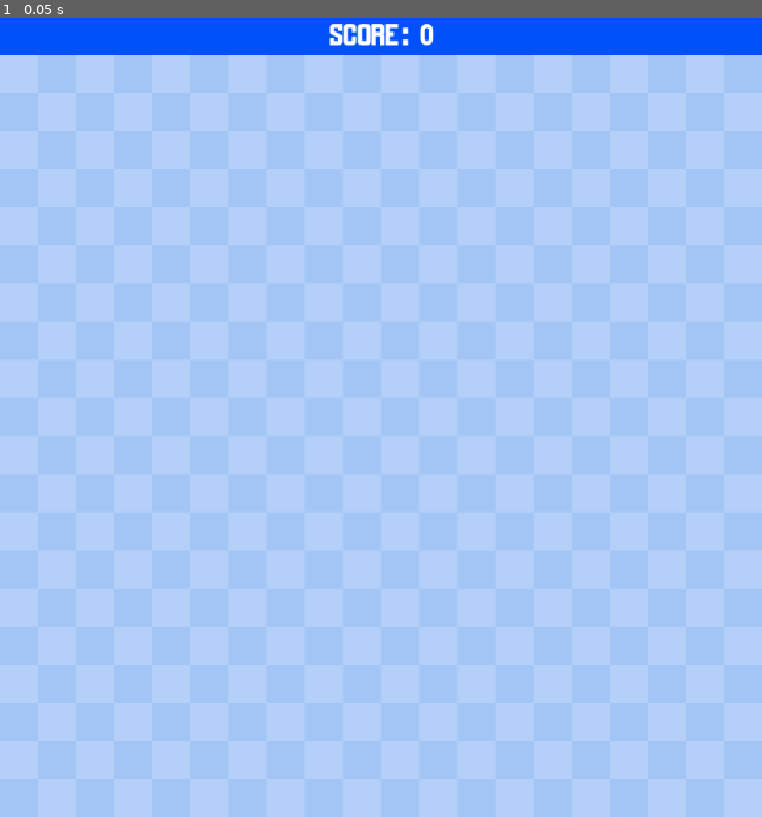
Above: before the commit, frame 1.
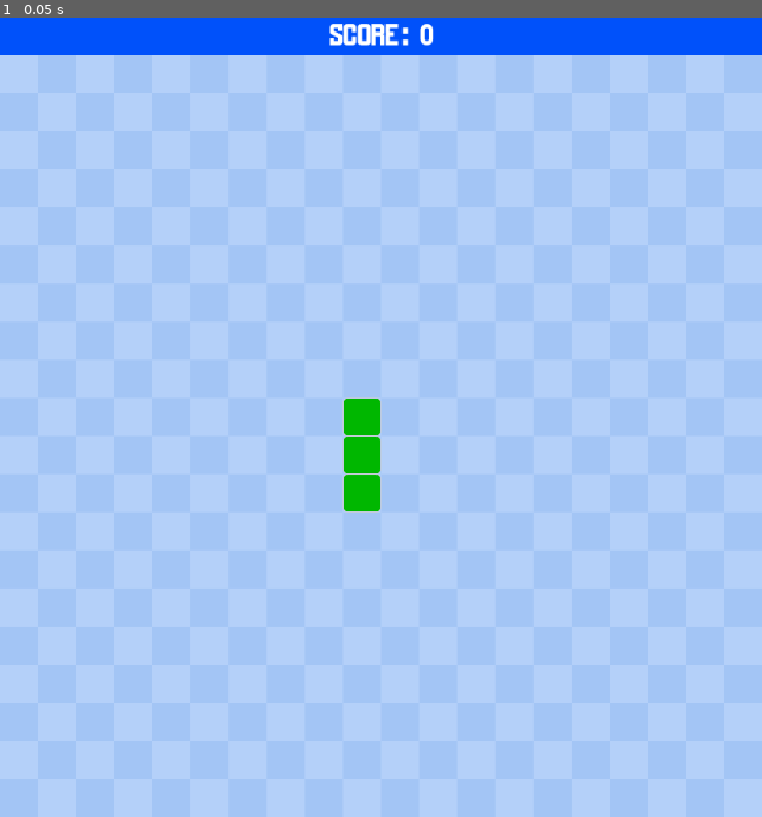
Above: after the commit, the same moment.

Repository: Equipe-Plasma/Snake-game
Game: Godot game, scene res://scenes/main.tscn
Two runs of this game, one before a commit and one after it. Both use one fixed random seed, a clock stepped at 60 frames per second and the inputs below. The project has no main scene, so this scene is started directly.
Inputs:
- Up to frame 1 (0.05 s): no input

The runs differ from the first frame. In frame 1, 0.7% of the frame differs, in the area x 45-50%, y 47-62%.
Error before the commit: Cannot call method 'instantiate' on a null value. (res://scenes/main.gd:47)

Commit message:
Add files via upload

Diff:
--- a/scenes/main.tscn
+++ b/scenes/main.tscn
@@ -1,11 +1,13 @@
 [gd_scene format=3 uid="uid://bwycu0qcxowwp"]
 
 [ext_resource type="Script" uid="uid://c7l36nqp8af5g" path="res://scenes/main.gd" id="1_0wfyh"]
+[ext_resource type="PackedScene" uid="uid://btuw83rmbnmpl" path="res://scenes/snake_segment.tscn" id="2_jyhfs"]
 [ext_resource type="Texture2D" uid="uid://bisqoofego05t" path="res://assets/bg.png" id="2_sugp2"]
 [ext_resource type="PackedScene" uid="uid://cpnph8v4rr7yn" path="res://scenes/hud.tscn" id="3_sugp2"]
 
 [node name="Main" type="Node" unique_id=280264094]
 script = ExtResource("1_0wfyh")
+snake_segment = ExtResource("2_jyhfs")
 
 [node name="Background" type="Sprite2D" parent="." unique_id=1768808179]
 position = Vector2(500, 550)
